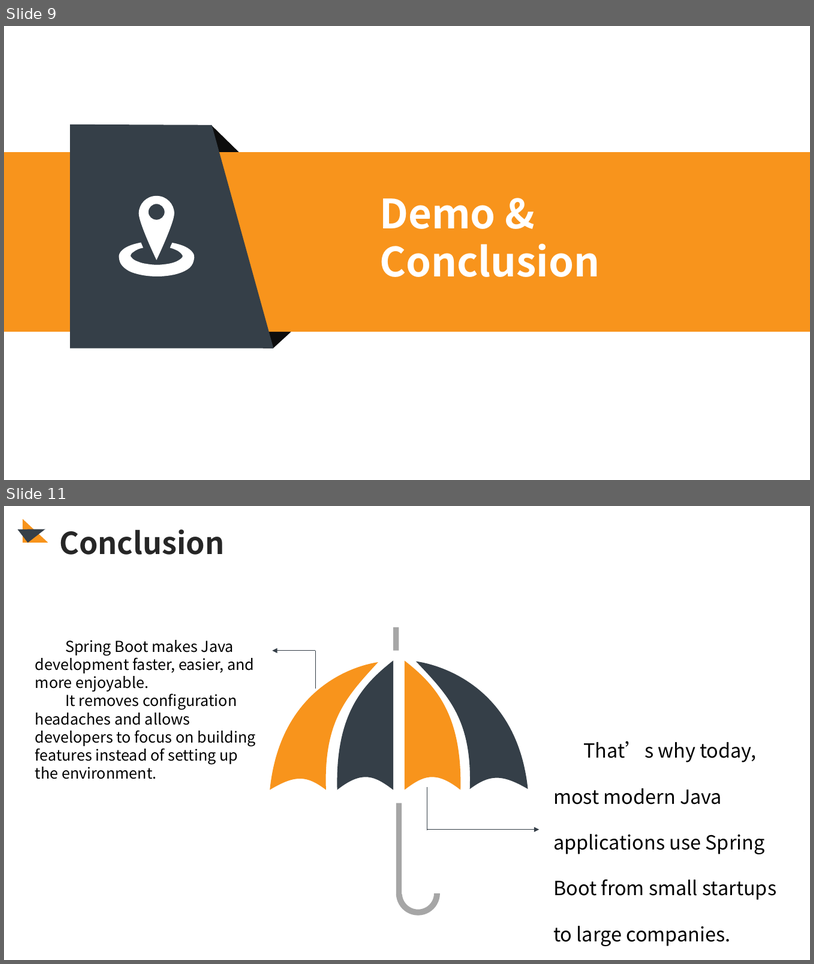
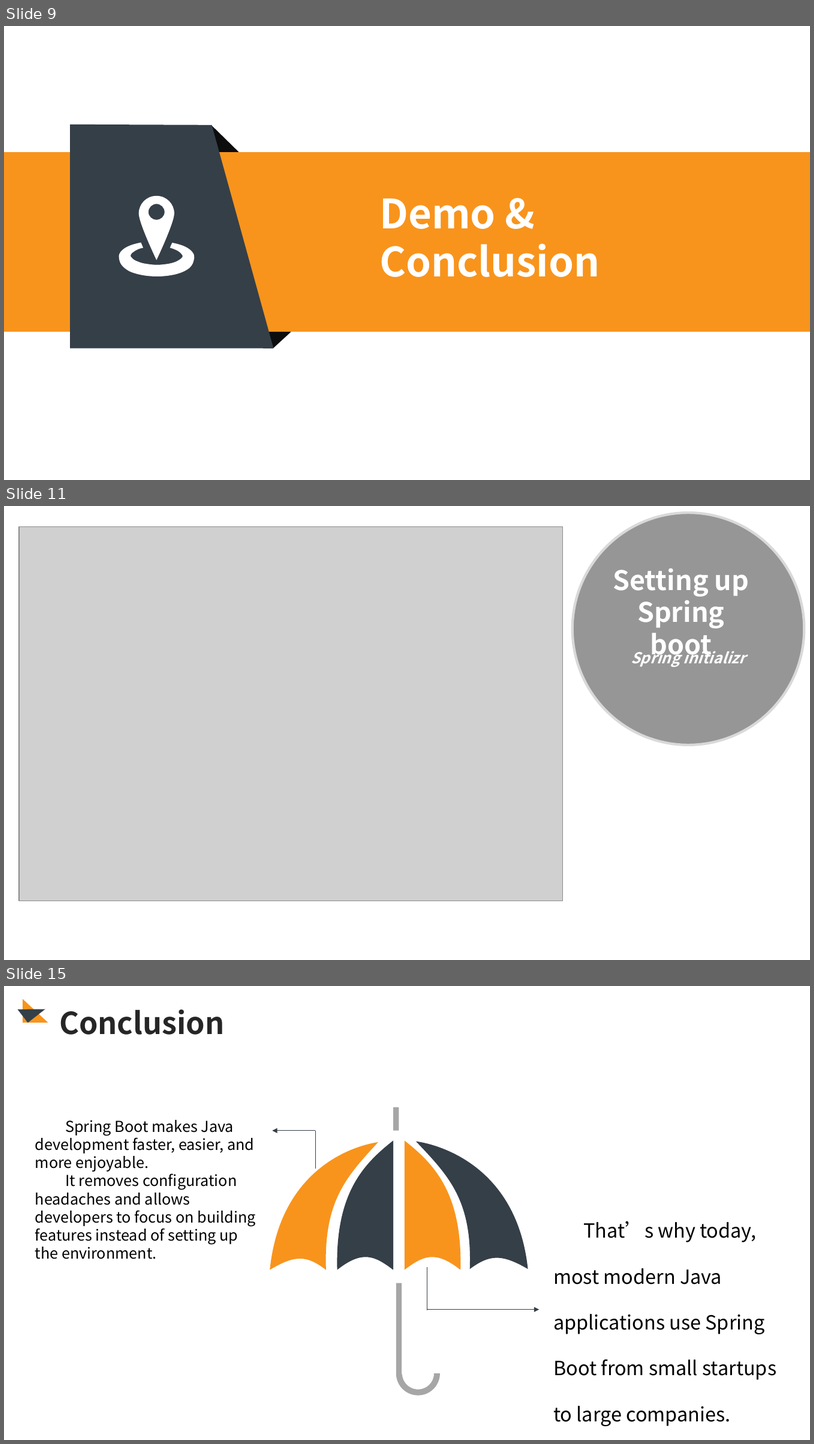
Before and after one commit to McLight-Note/Web-Server-Programming, a slide deck: Class_Presentation.pptx. Shown one above the other, each under a label of ours: slides 9 and 11 before the commit, slides 9, 11 and 15 after it; the slides between them are not shown. The pictures are 814x964 and 814x1444 pixels, drawn with LibreOffice and Linux fonts; fonts in the diff are those of the drawing; grey boxes stand for pictures. Boxes give left, top, right and bottom in pixels: in the first picture for what was removed or moved away, otherwise in the second. Text is boxed around its words. In the diff, an @@ line names an element or a change of style, - is before the commit and + after.

```diff
--- a/Class_Presentation.pptx
+++ b/Class_Presentation.pptx
@@ slide 11 added at [4,506,810,960], background #FFFFFF @@
@@ ellipse added at [573,513,805,745], fill #0D0D0D at 43% opacity, outline #D9D9D9 3 pt @@
@@ picture added at [19,527,563,901] @@
@@ text added at [613,568,749,661], 32 pt, text #FFFFFF, bold @@
+Setting up Spring boot
@@ text added at [631,647,746,667], 18 pt, text #FFFFFF, bold, italic @@
+Spring initializr
@@ what was slide 11 is now slide 15 @@
```
Also in this commit, not shown: 2 slides changed, 3 other slides added, 1 slide removed.
